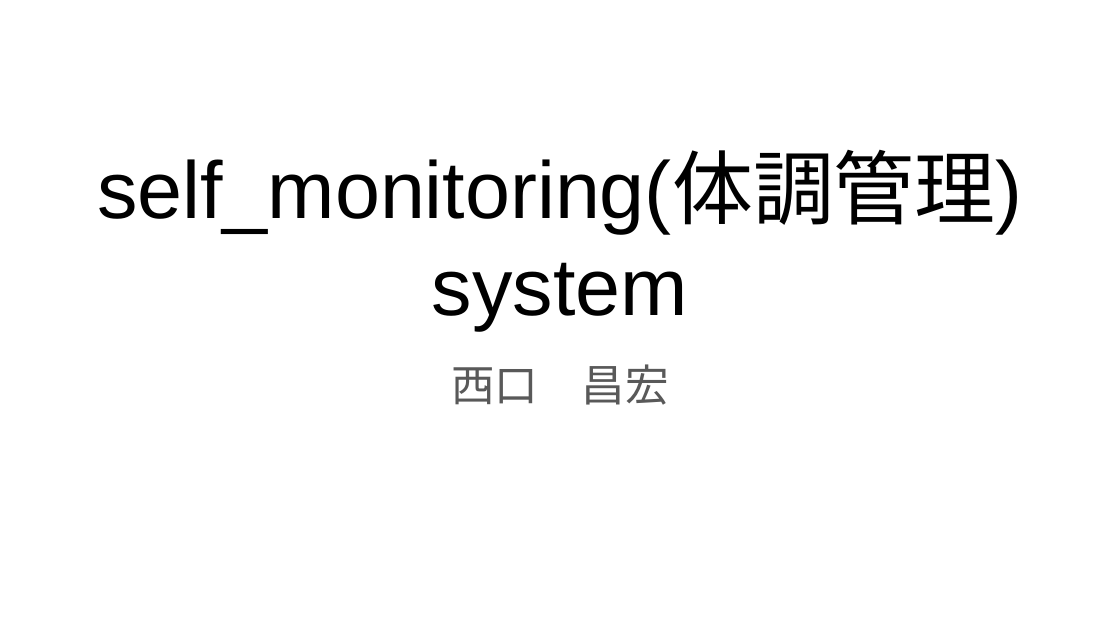
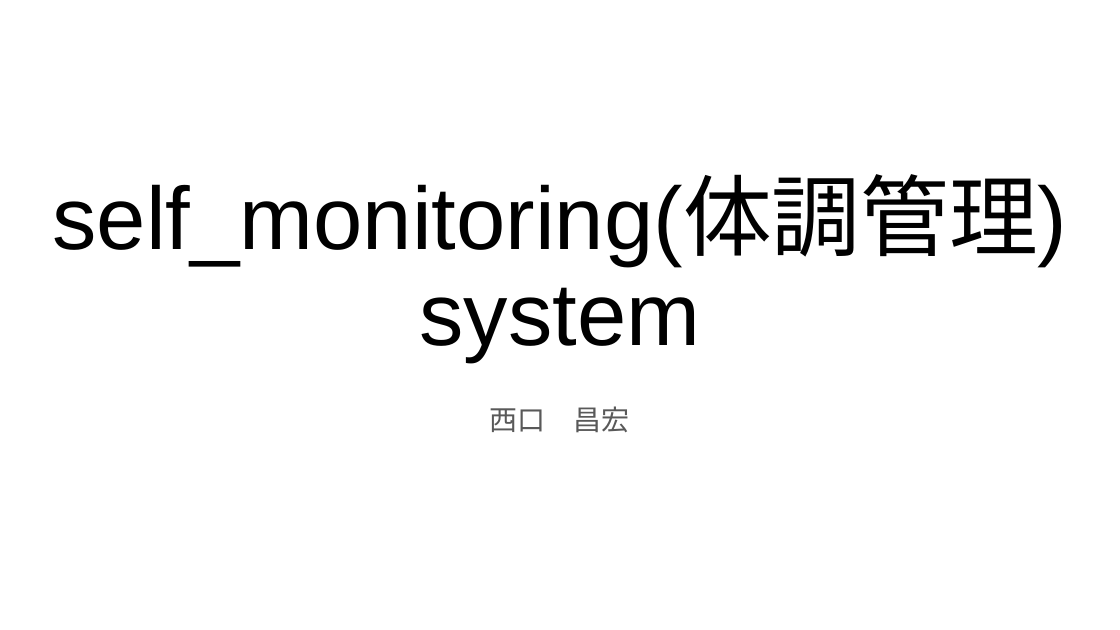
Before and after one commit to masabolic/self_monitoring, a slide deck: slide 1 of doc/NASA+1のポートフォリオ発表.pptx. Drawn at 1120x630 pixels with LibreOffice and Linux fonts; fonts in the diff are those of the drawing. Boxes give left, top, right and bottom in pixels: in the first picture for what was removed or moved away, otherwise in the second. Text is boxed around its words. In the diff, an @@ line names an element or a change of style, - is before the commit and + after.

```diff
--- a/doc/NASA+1のポートフォリオ発表.pptx
+++ b/doc/NASA+1のポートフォリオ発表.pptx
@@ title "self_monitoring(体調管理)": place and size @@
-title "self_monitoring(体調管理)" at (97, 154, 1022, 329)
+title "self_monitoring(体調管理)" at (52, 179, 1067, 361)
@@ title "self_monitoring(体調管理)" at (52, 179, 1067, 361): size 52 to 57 pt; line spacing 1 to 0.9 @@
@@ text "西口 昌宏": place and size @@
-text "西口 昌宏" at (451, 364, 669, 405)
+text "西口 昌宏" at (490, 406, 630, 433)
@@ text "西口 昌宏" at (490, 406, 630, 433): size 28 to 18 pt; line spacing 1 to 1.15; more space between paragraphs @@
```
Also in this commit, not shown: 1 other slide changed, 1 slide added.
